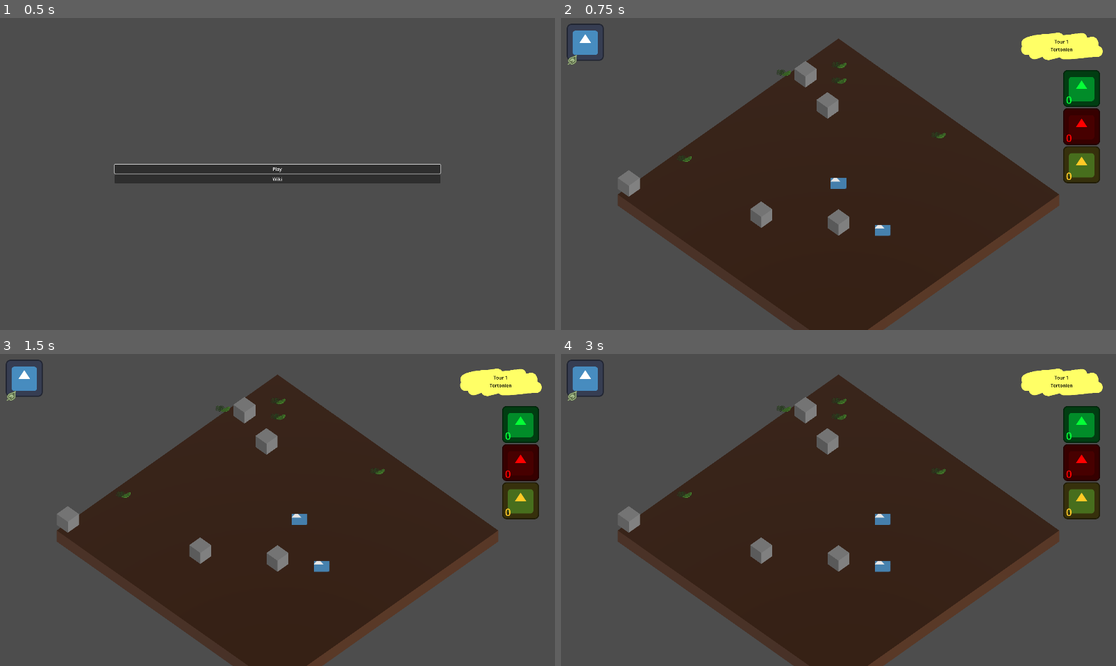
Above: before the commit, frames 1-4 (two rows, left to right).
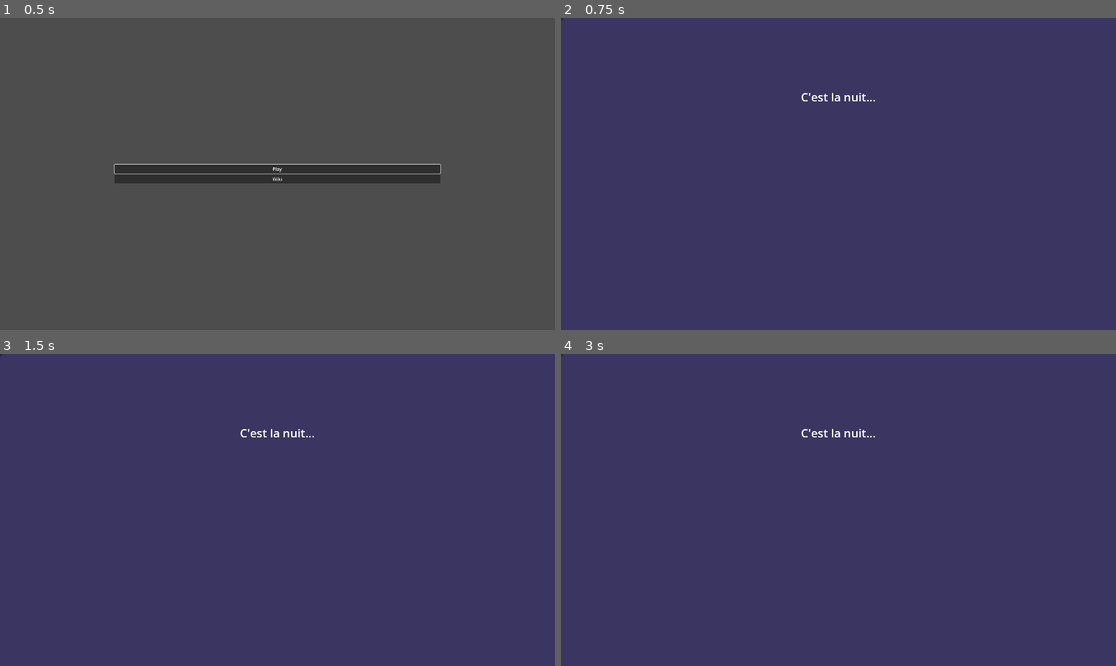
Above: after the commit, the same moments.

Repository: nialsiG/Carthage
Game: Godot game, scene res://Screens/StartScreen.tscn
Same seed, same stepped clock (60 frames per second), same inputs: the game is played once before the commit and once after it. The engine's default icon, where the game draws it, is replaced by a stand-in: a white triangle on a blue panel in a dark square.
Inputs (mouse positions are in pixels of both pictures, inside the frame that each line leads up to):
- Up to frame 1 (0.5 s): no input
- Up to frame 2 (0.75 s): click "Play" at 0.5 s
- Up to frame 3 (1.5 s): tap Enter at 1.25 s; move the mouse to (399, 494) at 1.27 s; hold D (Right) from 1.28 s (still down); tap W (Top) at 1.35 s; click (399, 494) at 1.42 s
- Up to frame 4 (3 s): tap Space at 2 s; move the mouse to (727, 525) at 2.02 s; release D (Right) at 2.03 s; hold Down (Down) 2.03-2.78 s; tap W (Top) at 2.1, 2.85 s; tap Enter at 2.75 s; move the mouse to (894, 441) at 2.77 s; hold D (Right) from 2.78 s (still down)

Frame 1 is identical in both runs. In frame 2, 46% of the frame differs, in the area x 0-98%, y 0-100%; in frame 3, 46%; in frame 4, 46%.

Commit message:
night signals

Diff:
--- a/game_jam_carthage/GameObjects/UI/game_ui.gd
+++ b/game_jam_carthage/GameObjects/UI/game_ui.gd
@@ -1,6 +1,7 @@
 class_name GameUi extends Control
 
 const _enums = preload("res://Singletons/enums.gd")
+signal NightEnd()
 
 @onready var monkey_faces: MonkeyFaces = $MarginContainer/MonkeyFaces
 @onready var monkey = preload("res://GameObjects/Animals/Monkey.tscn")
@@ -9,8 +10,12 @@
 @onready var leaf_counter = %leaf_food_counter
 @onready var fruit_counter = %fruit_food_counter
 @onready var herb_counter = %herb_food_counter
+@onready var night_screen = $NightScreen
 
 @export var monkeys: Array[Monkey]
+
+func _ready():
+	night_screen.connect("EndNight", OnNightEnd)
 
 func UpdateMonkeyFaces(monkeys: Array[Monkey]):
 	monkey_faces.Update(monkeys)
@@ -29,3 +34,10 @@
 			fruit_counter.UpdateCounter(amount)
 		_enums.PickableType.GRAIN:
 			herb_counter.UpdateCounter(amount)
+
+func DisplayNightScreen():
+	night_screen.show()
+
+func OnNightEnd():
+	night_screen.hide()
+	NightEnd.emit()
--- a/game_jam_carthage/GameObjects/UI/game_ui.tscn
+++ b/game_jam_carthage/GameObjects/UI/game_ui.tscn
@@ -111,3 +111,4 @@
 layout_mode = 2
 
 [node name="NightScreen" parent="." instance=ExtResource("6_exbn3")]
+layout_mode = 1
--- /dev/null
+++ b/game_jam_carthage/Ressources/title_night.tres
@@ -0,0 +1,4 @@
+[gd_resource type="LabelSettings" format=3 uid="uid://c8ewet31p1rbp"]
+
+[resource]
+font_size = 40
--- a/game_jam_carthage/Screens/NightScreen.tscn
+++ b/game_jam_carthage/Screens/NightScreen.tscn
@@ -1,7 +1,56 @@
-[gd_scene format=3 uid="uid://t8tl78u4ovvf"]
+[gd_scene load_steps=4 format=3 uid="uid://b7bg21xt2ngv3"]
+
+[ext_resource type="Script" path="res://Screens/night_screen.gd" id="1_4nqyj"]
+[ext_resource type="LabelSettings" uid="uid://c8ewet31p1rbp" path="res://Ressources/title_night.tres" id="2_p614k"]
+[ext_resource type="Script" path="res://GameObjects/UI/monkey_faces.gd" id="3_kqubk"]
 
 [node name="NightScreen" type="Control"]
 layout_mode = 3
-anchors_preset = 0
-offset_right = 40.0
-offset_bottom = 40.0
+anchors_preset = 15
+anchor_right = 1.0
+anchor_bottom = 1.0
+grow_horizontal = 2
+grow_vertical = 2
+script = ExtResource("1_4nqyj")
+
+[node name="ColorRect" type="ColorRect" parent="."]
+layout_mode = 1
+anchors_preset = 15
+anchor_right = 1.0
+anchor_bottom = 1.0
+grow_horizontal = 2
+grow_vertical = 2
+color = Color(0.22895, 0.209, 0.38, 1)
+
+[node name="VBoxContainer" type="VBoxContainer" parent="ColorRect"]
+layout_mode = 1
+anchors_preset = 8
+anchor_left = 0.5
+anchor_top = 0.5
+anchor_right = 0.5
+anchor_bottom = 0.5
+offset_left = -312.0
+offset_top = -294.0
+offset_right = 312.0
+offset_bottom = 294.0
+grow_horizontal = 2
+grow_vertical = 2
+
+[node name="Label" type="Label" parent="ColorRect/VBoxContainer"]
+layout_mode = 2
+text = "C'est la nuit..."
+label_settings = ExtResource("2_p614k")
+horizontal_alignment = 1
+vertical_alignment = 1
+
+[node name="MonkeyFaces" type="Control" parent="ColorRect/VBoxContainer"]
+layout_mode = 2
+script = ExtResource("3_kqubk")
+
+[node name="EndNightButton" type="Button" parent="ColorRect"]
+process_mode = 2
+layout_mode = 0
+offset_right = 8.0
+offset_bottom = 8.0
+
+[connection signal="pressed" from="ColorRect/EndNightButton" to="." method="_on_end_night_button_pressed"]
--- a/game_jam_carthage/Screens/game_screen.gd
+++ b/game_jam_carthage/Screens/game_screen.gd
@@ -8,6 +8,7 @@
 @onready var _ground : Node3D = $Ground
 @onready var _mapGenerator : MapGenerator = $MapGenerator
 @onready var _gameUi: GameUi = $CanvasLayer/GameUi
+@onready var _nightscreen = $Night
 
 var _waitingForReactions : bool = false
 var waitDurationBetweenActions : float = 0 # 0.3
@@ -59,6 +60,8 @@
 	_gameUi.UpdateMonkeyFaces(monkeys)
 	_gameUi.UpdateTurnCounter(turn)
 	_gameUi.UpdatePeriod(enums.PeriodType.TORTONIAN)
+	_gameUi.connect("EndNight", OnNightEnd)
+	_nightscreen.connect("night_time", OnNightStart)
 
 
 
@@ -278,3 +281,12 @@
 		return false
 
 	return true
+
+func OnNightStart():
+	# monkey hunger
+	# pinpoint dead monkey(s)
+	_gameUi.DisplayNightScreen()
+
+func OnNightEnd():
+	# remove
+	pass
--- /dev/null
+++ b/game_jam_carthage/Screens/night_screen.gd
@@ -0,0 +1,8 @@
+class_name NightScreen extends Control
+
+@onready var monkey_faces = $ColorRect/VBoxContainer/MonkeyFaces
+
+signal EndNight()
+
+func _on_end_night_button_pressed():
+	EndNight.emit()
Not shown: 1 places in game_jam_carthage/GameObjects/UI/game_ui.tscn that only renumber resources
